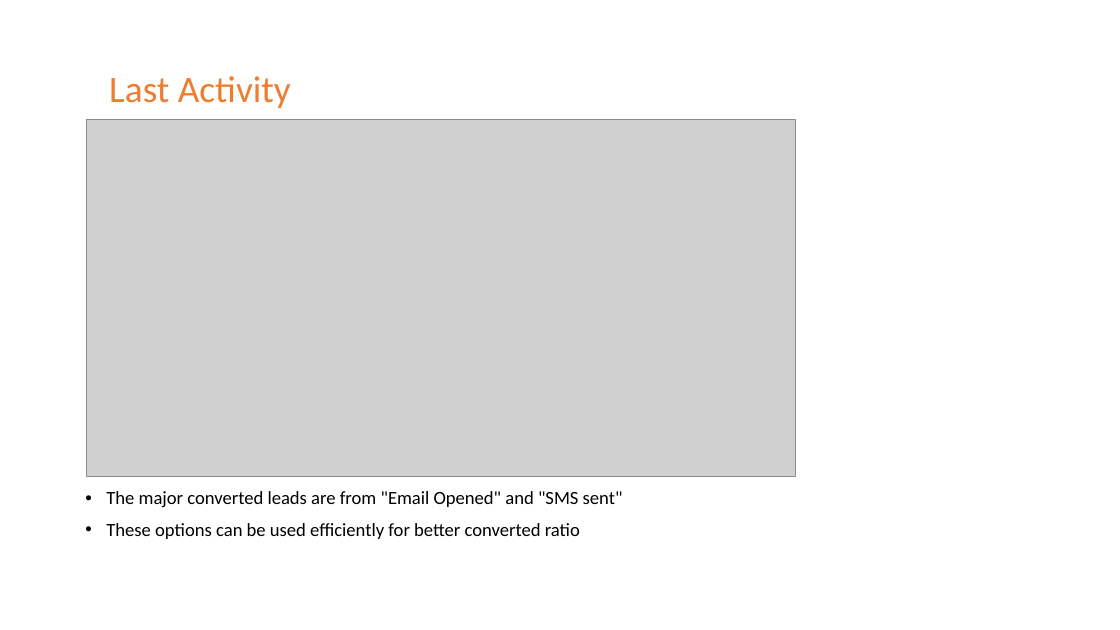
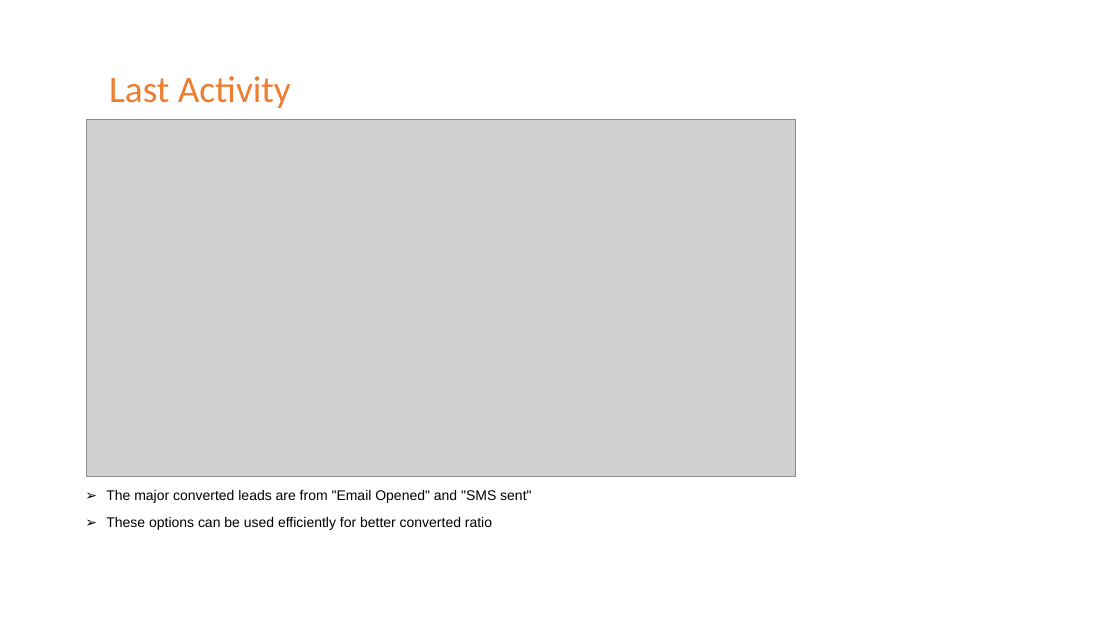
Before and after one commit to giridharchalla2k8/lead_scoring_case_study, a slide deck: slide 7 of Lead_Scoring_Case_study.pptx. Drawn at 1120x630 pixels with LibreOffice and Linux fonts; fonts in the diff are those of the drawing; grey boxes stand for pictures. Boxes give left, top, right and bottom in pixels: in the first picture for what was removed or moved away, otherwise in the second. Text is boxed around its words. In the diff, an @@ line names an element or a change of style, - is before the commit and + after.

```diff
--- a/Lead_Scoring_Case_study.pptx
+++ b/Lead_Scoring_Case_study.pptx
@@ text "The major converted leads are ..." at bbox=[106, 490, 531, 530]: size 16 to 12 pt, font Calibri to Arial; bullet • to ➢ @@
```
Also in this commit, not shown: 15 other slides changed, 2 other files.
